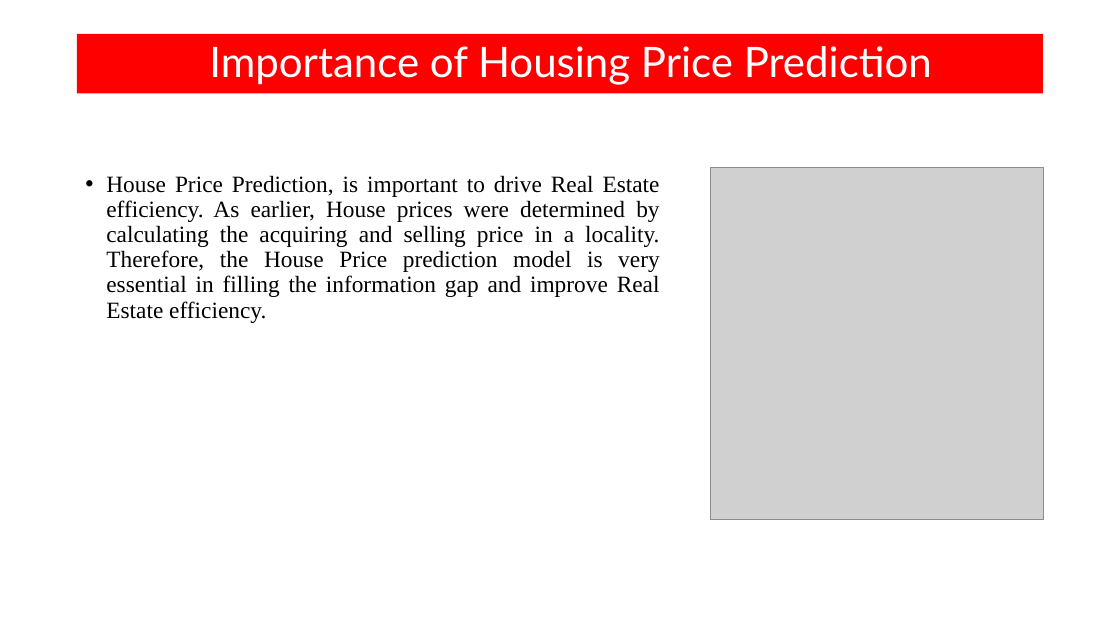
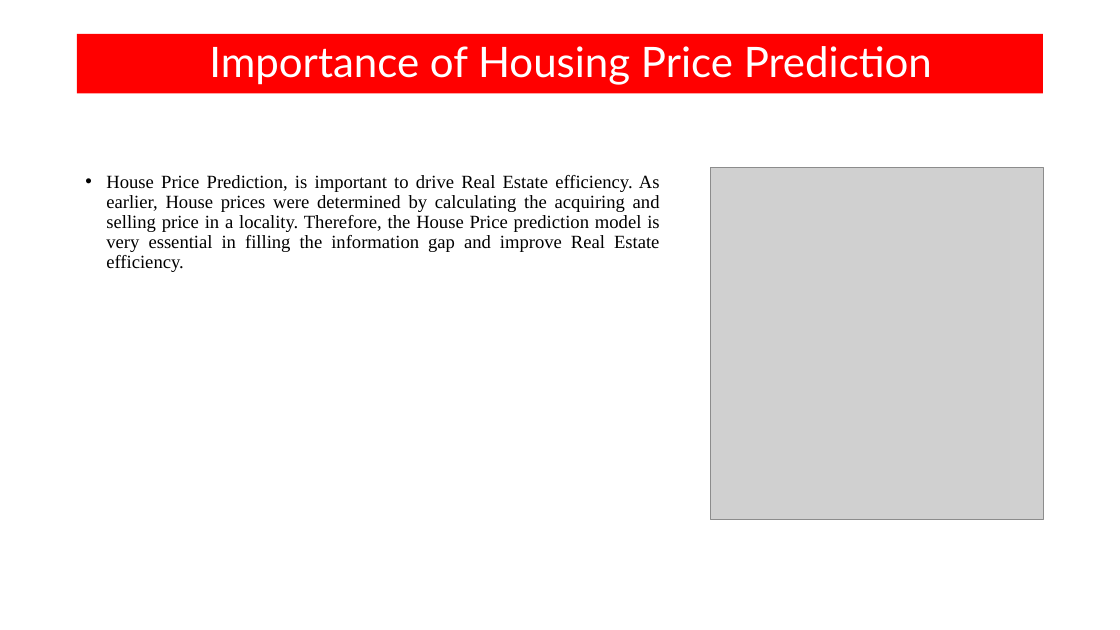
Before and after one commit to imprits/Housing-Price-Prediction, a slide deck: slide 7 of Housing Price Prediction .pptx. Drawn at 1120x630 pixels with LibreOffice and Linux fonts; fonts in the diff are those of the drawing; grey boxes stand for pictures. Boxes give left, top, right and bottom in pixels: in the first picture for what was removed or moved away, otherwise in the second. Text is boxed around its words. In the diff, an @@ line names an element or a change of style, - is before the commit and + after.

```diff
--- a/Housing Price Prediction .pptx
+++ b/Housing Price Prediction .pptx
@@ text "House Price Prediction, is important ..." at bbox=[106, 175, 660, 272]: size 20 to 16 pt @@
```
Also in this commit, not shown: 2 other slides changed.
